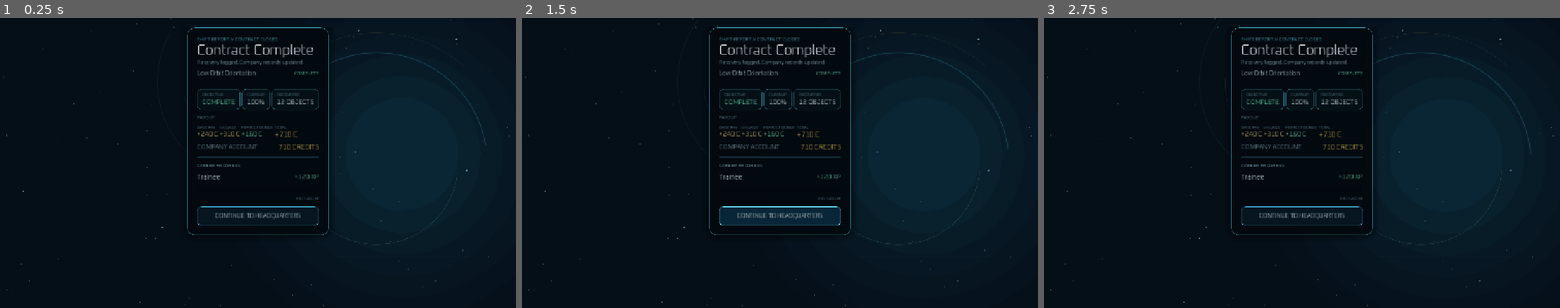
Above: before the commit, frames 1-3 (left to right).
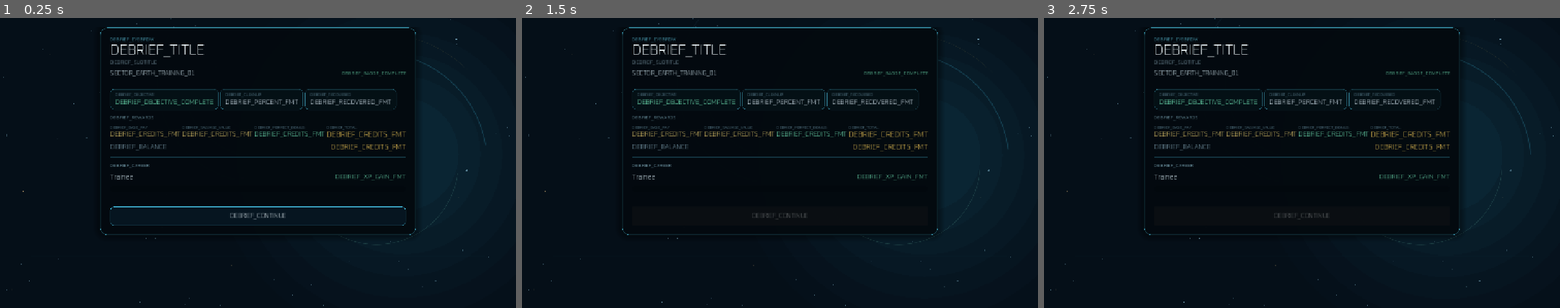
Above: after the commit, the same moments.

Repository: EwertonMendes/Orbital-Cleanup-Co.
Game: Godot game, scene res://src/ui/screens/debrief/contract_debrief_screen.tscn
Two runs of this game, one before a commit and one after it. Both use one fixed random seed, a clock stepped at 60 frames per second and the inputs below. This scene is started directly instead of the project's main scene.
Inputs (mouse positions are in pixels of both pictures, inside the frame that each line leads up to):
- Up to frame 1 (0.25 s): no input
- Up to frame 2 (1.5 s): click "CONTINUE TO HEADQUARTERS" (after the commit: "DEBRIEF_CONTINUE") at 0.5 s; click (780, 215) at 1.25 s, where only the run before the commit has a clickable "CONTINUE TO HEADQUARTERS"
- Up to frame 3 (2.75 s): tap Enter at 2 s; move the mouse to (1415, 148) at 2.02 s; hold D from 2.03 s (still down); click (1415, 148) at 2.17 s

The runs differ from the first frame. In frame 1, 12% of the frame differs, in the area x 19-81%, y 3-77%; in frame 2, 13%; in frame 3, 12%.
Error before the commit: Parse Error: Static function "promotion()" not found in base "ProceduralSfx". (res://src/ui/screens/debrief/contract_debrief_screen.gd:63)
Error after the commit: Invalid call. Nonexistent function 'show_screen' in base 'Nil'. (res://src/ui/screens/debrief/contract_debrief_screen.gd:329)

Commit message:
feat: add promotion reward cue

Diff:
--- a/src/game/visual/procedural_sfx.gd
+++ b/src/game/visual/procedural_sfx.gd
@@ -17,6 +17,9 @@
 
 static func perfect() -> AudioStreamWAV:
 	return _make_chord(PackedFloat32Array([523.25, 659.25, 783.99, 1046.5]), 0.62, 0.46)
+
+static func promotion() -> AudioStreamWAV:
+	return _make_chord(PackedFloat32Array([440.0, 659.25, 880.0, 1318.5]), 0.78, 0.50)
 
 static func impact() -> AudioStreamWAV:
 	return _make_tone(160.0, 86.0, 0.12, 0.32, 0.48)
